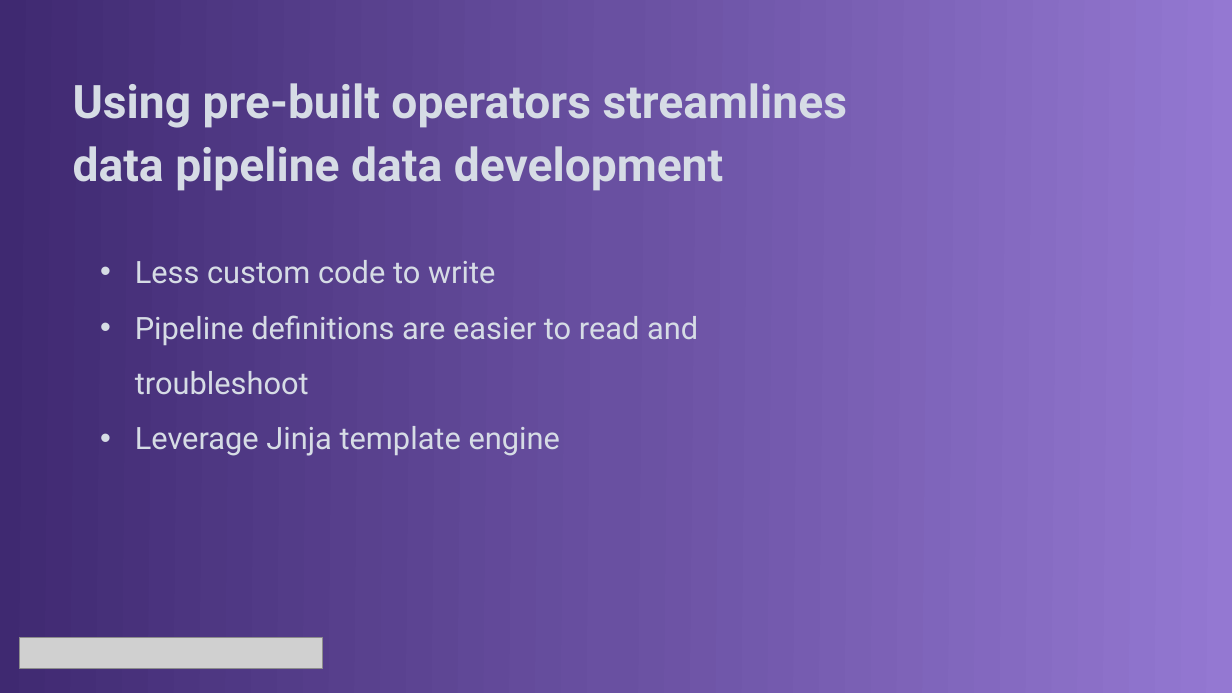
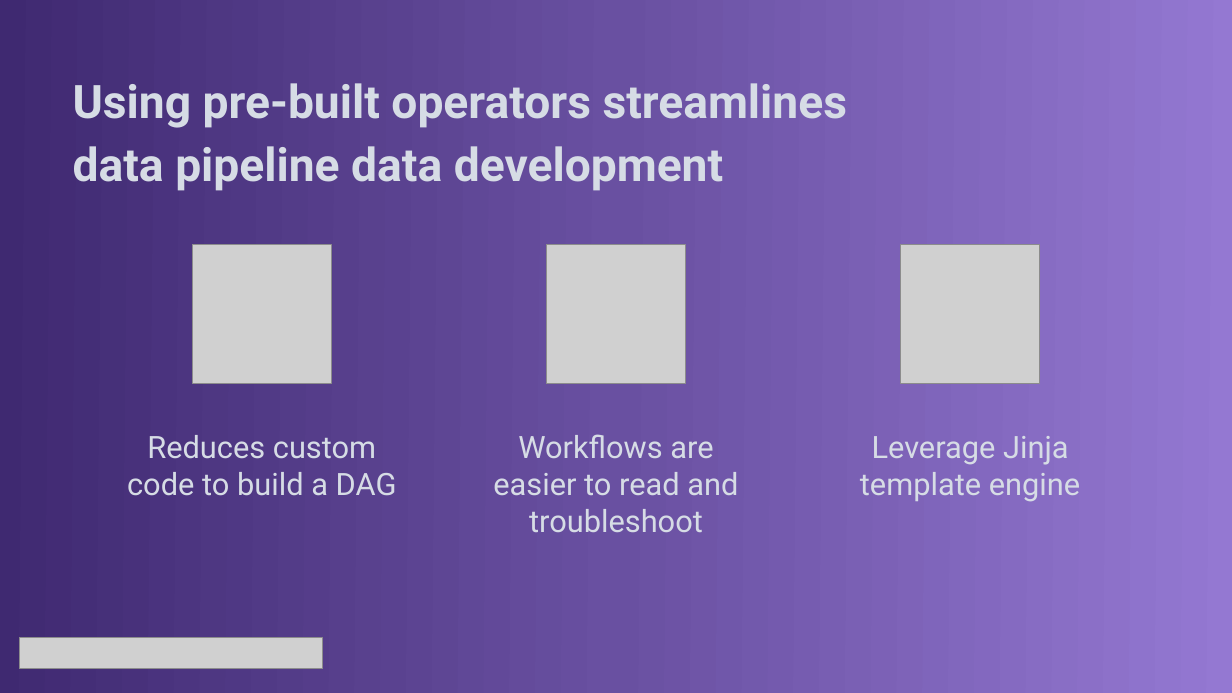
Before and after one commit to jroachgolf84/astronomer-panel-interview, a slide deck: slide 21 of documentation/Astronomer Panel Presentation.pptx (slide 20 before the commit). Drawn at 1232x693 pixels with LibreOffice and Linux fonts; fonts in the diff are those of the drawing; grey boxes stand for pictures. Boxes give left, top, right and bottom in pixels: in the first picture for what was removed or moved away, otherwise in the second. Text is boxed around its words. In the diff, an @@ line names an element or a change of style, - is before the commit and + after.

```diff
--- a/documentation/Astronomer Panel Presentation.pptx
+++ b/documentation/Astronomer Panel Presentation.pptx
@@ text removed at (x1=135, y1=260, x2=698, y2=456) @@
-• Less custom code to write
-• Pipeline definitions are easier to read and troubleshoot
-• Leverage Jinja template engine
@@ picture added at (x1=192, y1=245, x2=331, y2=384) @@
@@ picture added at (x1=547, y1=245, x2=686, y2=384) @@
@@ picture added at (x1=901, y1=245, x2=1040, y2=384) @@
@@ text added at (x1=127, y1=435, x2=397, y2=496), 24 pt, text #D6DCE5 @@
+Reduces custom code to build a DAG
@@ text added at (x1=493, y1=434, x2=738, y2=532), 24 pt, text #D6DCE5 @@
+Workflows are easier to read and troubleshoot
@@ text added at (x1=860, y1=436, x2=1080, y2=502), 24 pt, text #D6DCE5 @@
+Leverage Jinja template engine
```
Also in this commit, not shown: 14 other slides changed, 1 slide added, 1 other file.
